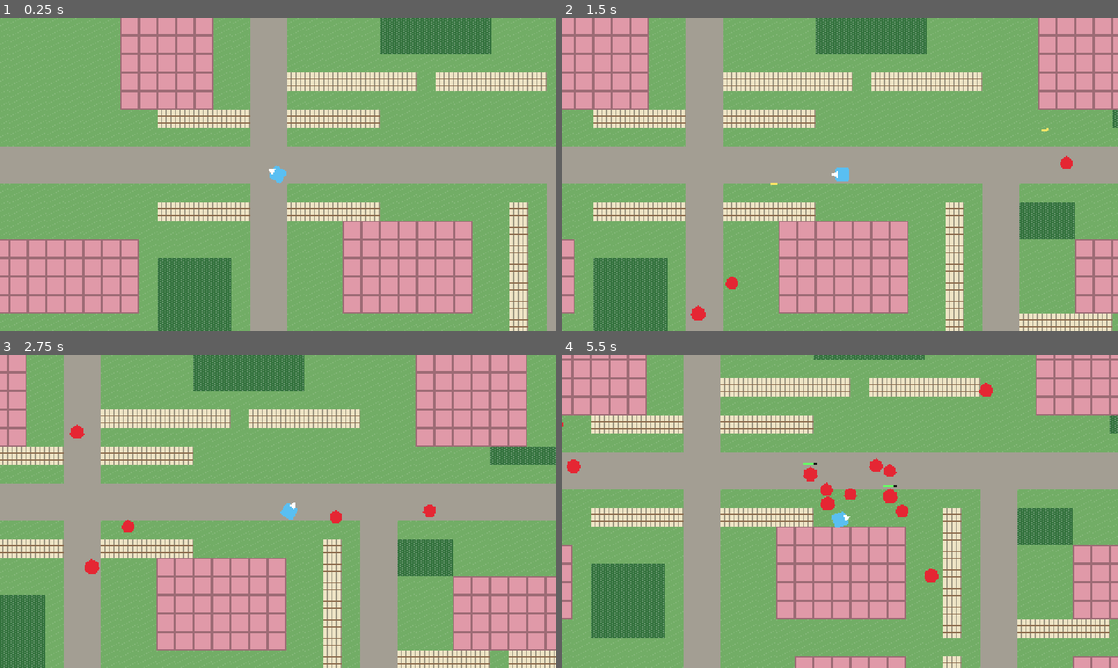
Above: before the commit, frames 1-4 (two rows, left to right).
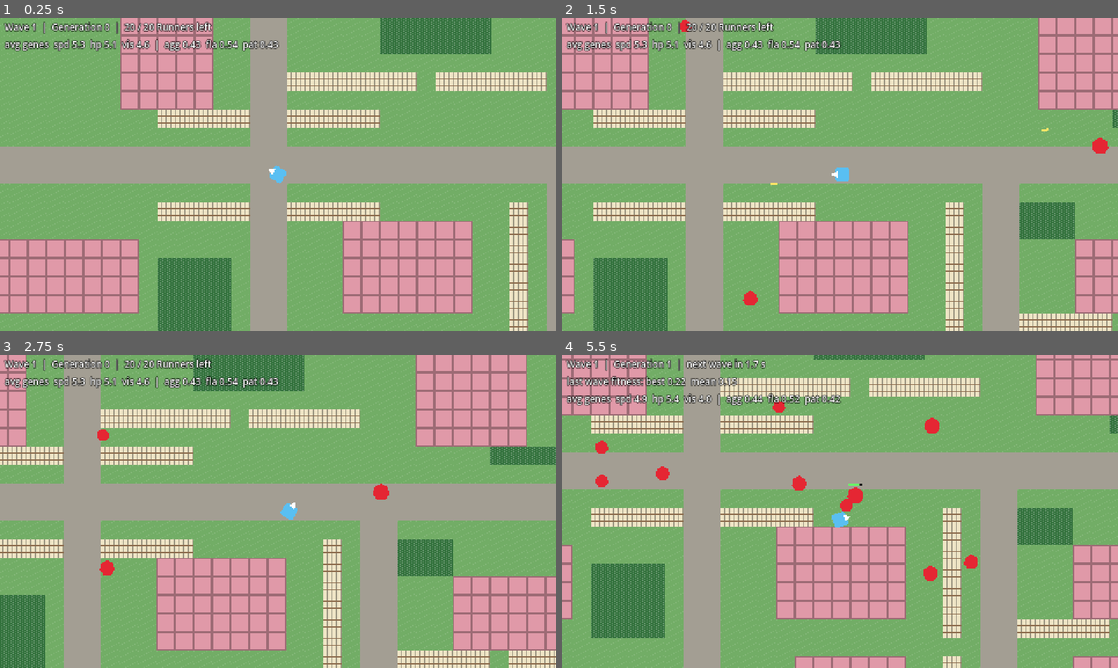
Above: after the commit, the same moments.

Repository: preritkothari16/amortia
Game: Godot game, scene res://world/main.tscn
Same seed, same stepped clock (60 frames per second), same inputs: the game is played once before the commit and once after it.
Inputs (mouse positions are in pixels of both pictures, inside the frame that each line leads up to):
- Up to frame 1 (0.25 s): no input
- Up to frame 2 (1.5 s): tap Enter at 0.5 s; move the mouse to (962, 158) at 0.52 s; hold D (move_right) 0.53-1.25 s; tap Space (dodge) at 0.6 s; click (962, 158) at 0.67 s; drag from (728, 190) to (973, 143) at 1.27 s
- Up to frame 3 (2.75 s): move the mouse to (333, 442) at 2.02 s; hold D (move_right) from 2.03 s (still down); hold Shift from 2.03 s (still down)
- Up to frame 4 (5.5 s): release D (move_right) at 2.75 s; release Shift at 2.75 s; drag from (812, 574) to (673, 464) at 2.77 s; move the mouse to (1006, 558) at 3.52 s; hold A (move_left) 3.53-4.25 s; tap Ctrl at 3.6 s; tap F8 (debug_end_wave) at 4.15 s; drag from (673, 464) to (756, 433) at 4.27 s; move the mouse to (867, 511) at 5.02 s; press the mouse at (867, 511) at 5.03 s; hold S (move_down) from 5.03 s (still down)

The runs differ from the first frame. In frame 1, 1.8% of the frame differs, in the area x 0-51%, y 1-11%; in frame 2, 2.3%; in frame 3, 2.4%; in frame 4, 3.9%, in the area x 0-78%, y 1-73%.

Commit message:
Connect the genetic algorithm to waves (evolution loop)
- WaveManager keeps a persistent population; each wave is bred by a
  seeded GeneticAlgorithm from the previous wave's fitness results
- Wave end -> score -> evolve -> intermission -> next wave; leftovers
  despawn cleanly (Enemy.despawn) without counting as deaths
- Logs per generation: best/mean fitness, biggest gene shifts, gene
  means, path modes, diversity guard, best genome; GA seed is logged
- Debug: F3 next wave now, F8 end wave, F9 restart wave (same genomes)
- Greybox HUD: wave, generation, Runners left / countdown, fitness,
  average genes
- HANDOFF.md updated

Co-Authored-By: Claude Opus 5.5 <noreply@anthropic.com>

Diff:
--- a/entities/enemies/enemy.gd
+++ b/entities/enemies/enemy.gd
@@ -535,6 +535,25 @@
 		_die()
 
 
+## Removes the enemy without it counting as killed (e.g. leftovers when the next wave starts).
+## Its fitness record should already be frozen by the wave end.
+func despawn() -> void:
+	if _dead:
+		return
+	_dead = true
+	if fitness_record != null:
+		fitness_record.freeze()
+	var id: int = get_instance_id()
+	if _ring != null:
+		_ring.disengage(id)
+	if _ctx != null:
+		_ctx.path_queue.cancel(id)
+	collision_layer = 0
+	collision_mask = 0
+	set_physics_process(false)
+	queue_free()
+
+
 func _die() -> void:
 	_dead = true
 	if fitness_record != null:
--- a/project.godot
+++ b/project.godot
@@ -94,6 +94,11 @@
 "events": [Object(InputEventKey,"resource_local_to_scene":false,"resource_name":"","device":-1,"window_id":0,"alt_press …(195 unchanged characters)…
 ]
 }
+debug_restart_wave={
+"deadzone": 0.2,
+"events": [Object(InputEventKey,"resource_local_to_scene":false,"resource_name":"","device":-1,"window_id":0,"alt_pressed":false,"shift_pressed":false,"ctrl_pressed":false,"meta_pressed":false,"pressed":false,"keycode":0,"physical_keycode":4194340,"key_label":0,"unicode":0,"location":0,"echo":false,"script":null)
+]
+}
 
 [layer_names]
 
--- /dev/null
+++ b/ui/hud/wave_hud.gd
@@ -0,0 +1,25 @@
+class_name WaveHud
+extends Label
+## Greybox HUD text for the evolution loop: wave, generation, enemies left, last fitness,
+## the current population's average genes, and the countdown between waves.
+
+var wave_manager: WaveManager
+
+
+func _process(_delta: float) -> void:
+	if wave_manager == null:
+		return
+	var wm: WaveManager = wave_manager
+	var lines: PackedStringArray = PackedStringArray()
+	var status: String = "%d / %d Runners left" % [wm.alive.size(), wm.population.size()]
+	if wm.intermission_left >= 0.0:
+		status = "next wave in %.1f s" % wm.intermission_left
+	lines.append("Wave %d  |  Generation %d  |  %s" % [wm.wave_number, wm.generation, status])
+	if not wm.history.is_empty():
+		var last: Dictionary = wm.history[-1]
+		lines.append("last wave fitness: best %.2f  mean %.2f" % [last["best_fitness"], last["mean_fitness"]])
+	if not wm.population.is_empty() and wm.population[0] != null:
+		var m: Dictionary = WaveManager.gene_means(wm.population)
+		lines.append("avg genes  spd %.1f  hp %.1f  vis %.1f  |  agg %.2f  fla %.2f  pat %.2f" % [
+			m["speed"], m["health"], m["vision"], m["aggression"], m["flanking"], m["patience"]])
+	text = "\n".join(lines)
--- a/world/main.gd
+++ b/world/main.gd
@@ -26,6 +26,7 @@
 @onready var _ring_overlay: AttackRingOverlay = $AttackRingOverlay
 @onready var _awareness_overlay: AwarenessOverlay = $AwarenessOverlay
 @onready var _genome_overlay: GenomeOverlay = $GenomeOverlay
+@onready var _wave_hud: WaveHud = $HUD/WaveHud
 
 
 func _ready() -> void:
@@ -40,6 +41,7 @@
 	_awareness_overlay.wave_manager = _wave_manager
 	_awareness_overlay.grid = terrain_grid
 	_genome_overlay.wave_manager = _wave_manager
+	_wave_hud.wave_manager = _wave_manager
 
 	_player.global_position = _map.get_player_spawn()
 	var bounds: Rect2 = _map.get_world_rect()
--- a/world/main.tscn
+++ b/world/main.tscn
@@ -14,6 +14,8 @@
 [ext_resource type="Resource" path="res://data/genome_rules.tres" id="12_genome_rules"]
 [ext_resource type="Script" path="res://ui/debug/genome_overlay.gd" id="13_genome_overlay"]
 [ext_resource type="Resource" path="res://data/fitness.tres" id="14_fitness"]
+[ext_resource type="Resource" path="res://data/ga.tres" id="15_ga"]
+[ext_resource type="Script" path="res://ui/hud/wave_hud.gd" id="16_hud"]
 
 [node name="Main" type="Node2D"]
 script = ExtResource("1_main")
@@ -27,6 +29,7 @@
 [node name="WaveManager" type="Node2D" parent="."]
 script = ExtResource("7_waves")
 enemy_scene = ExtResource("8_runner")
+ga_settings = ExtResource("15_ga")
 
 [node name="Player" parent="." instance=ExtResource("3_player")]
 
@@ -44,3 +47,15 @@
 
 [node name="GenomeOverlay" type="Node2D" parent="."]
 script = ExtResource("13_genome_overlay")
+
+[node name="HUD" type="CanvasLayer" parent="."]
+
+[node name="WaveHud" type="Label" parent="HUD"]
+offset_left = 4.0
+offset_top = 2.0
+offset_right = 476.0
+offset_bottom = 40.0
+theme_override_font_sizes/font_size = 8
+theme_override_colors/font_outline_color = Color(0, 0, 0, 1)
+theme_override_constants/outline_size = 2
+script = ExtResource("16_hud")
--- a/world/wave_manager.gd
+++ b/world/wave_manager.gd
@@ -1,13 +1,17 @@
 class_name WaveManager
 extends Node2D
-## Prototype spawner: scatters a wave of enemies around the map's enemy spawn points and
-## tracks who is alive. Each enemy gets a random genome (no GA yet) and a FitnessRecord.
-## A wave ends when all its enemies are dead, when the next wave spawns, or on F8 (debug);
-## then every record is frozen, scored and reported. F3 spawns another wave (debug).
+## Runs the evolution loop (GDD 5.4, 8.1): spawn the current population as a wave -> the
+## player fights it -> each enemy's FitnessRecord is filled in -> the wave ends -> fitness is
+## scored -> the GeneticAlgorithm breeds the next generation -> after an intermission the next
+## wave spawns from it. The population persists between waves; wave 1 is random.
+## A wave ends when all its enemies are dead or on F8. Debug: F3 = next wave now,
+## F8 = end wave (score + evolve), F9 = restart the current wave (same genomes, no scoring).
 
 signal wave_cleared
 ## Fitness results of a finished wave, best first (see end_wave for the entry format).
 signal wave_ended(results: Array[Dictionary])
+## A new generation was bred (after wave `from_wave`), with its summary (see _evolve).
+signal generation_bred(summary: Dictionary)
 
 @export var enemy_scene: PackedScene
 @export var wave_size: int = 20
@@ -26,6 +30,20 @@
 ## Print a one-line gene summary per wave.
 @export var log_waves: bool = true
 
+@export_group("Evolution")
+## Breed each wave from the last one with the GA. Off = every wave is random.
+@export var evolve: bool = true
+@export var ga_settings: GASettings
+## Seed for the GA. 0 = use spawn_seed; if that is 0 too, a random seed (logged, so the run
+## can be repeated by putting it here).
+@export var evolution_seed: int = 0
+## Start the next wave automatically after a wave ends.
+@export var auto_next_wave: bool = true
+## Pause between waves (seconds).
+@export var intermission_seconds: float = 3.0
+## Remove survivors of an ended wave when the next one spawns (they were already scored).
+@export var despawn_leftovers: bool = true
+
 ## Waves spawned so far in this zone (the first wave is 1). Sets the stat budget.
 var wave_number: int = 0
 
@@ -36,9 +54,21 @@
 ## Seconds since the current wave spawned (only counts while it is open).
 var wave_seconds: float = 0.0
 
+## The genomes the next wave will be made of. Persists between waves.
+var population: Array[Genome] = []
+## Generations bred so far (0 = the random first population).
+var generation: int = 0
+## One summary per bred generation (see _evolve), oldest first.
+var history: Array[Dictionary] = []
+## Seconds until the next wave starts (< 0 = no intermission running).
+var intermission_left: float = -1.0
+## The seed the GA actually uses (for repeating a run).
+var ga_seed: int = 0
+
 ## The wave being scored: one {genome, record} per enemy spawned by spawn_wave().
 var _wave_entries: Array[Dictionary] = []
 var _wave_open: bool = false
+var _ga: GeneticAlgorithm
 
 var _context: EnemyContext
 var _spawn_points: Array[Vector2] = []
@@ -52,6 +82,13 @@
 		_rng.randomize()
 	_spawn_points = spawn_points
 	_context = context
+	if ga_settings != null:
+		ga_seed = evolution_seed if evolution_seed != 0 else spawn_seed
+		if ga_seed == 0:
+			ga_seed = randi()
+		_ga = GeneticAlgorithm.new(ga_settings, _context.genome_rules, ga_seed)
+		if log_waves and evolve:
+			print("[Evolution] GA seed %d (put it in evolution_seed to repeat this run)" % ga_seed)
 	if auto_start:
 		spawn_wave()
 
@@ -59,25 +96,42 @@
 func _physics_process(delta: float) -> void:
 	if _wave_open:
 		wave_seconds += delta
+	if intermission_left >= 0.0:
+		intermission_left -= delta
+		if intermission_left < 0.0:
+			spawn_wave()
 
 
 func _unhandled_input(event: InputEvent) -> void:
 	if event.is_action_pressed("debug_spawn_wave"):
-		spawn_wave()
+		spawn_wave()  # ends (scores, evolves) the current wave first if it is still running
 	elif event.is_action_pressed("debug_end_wave"):
 		end_wave()
-
-
-## Spawns `count` enemies, cycling through the spawn markers. Each gets its own genome.
+	elif event.is_action_pressed("debug_restart_wave"):
+		restart_wave()
+
+
+func is_wave_running() -> bool:
+	return _wave_open
+
+
+## Starts the next wave: `count` enemies made from the population (cycling through the spawn
+## markers). If the population doesn't have `count` genomes (first wave, or a different size
+## was asked for) a new random population is made.
 func spawn_wave(count: int = wave_size) -> void:
-	end_wave()  # close and score the previous wave first, if it is still open
+	end_wave()  # close, score and evolve the previous wave first, if it is still open
+	intermission_left = -1.0
+	if despawn_leftovers:
+		_despawn_all()
 	wave_number += 1
 	wave_seconds = 0.0
 	_wave_entries.clear()
 	_wave_open = true
+	if population.size() != count or not evolve:
+		_new_random_population(count)
 	var genomes: Array[Genome] = []
 	for i: int in count:
-		var genome: Genome = make_genome()
+		var genome: Genome = population[i]
 		genomes.append(genome)
 		var record: FitnessRecord = FitnessRecord.new()
 		record.wave = wave_number
@@ -85,6 +139,96 @@
 		spawn_enemy(_spawn_points[i % _spawn_points.size()], genome, record)
 	if log_waves and not genomes.is_empty() and genomes[0] != null:
 		print(_wave_summary(genomes))
+
+
+## Ends the current wave WITHOUT scoring or evolving, removes its enemies and spawns the same
+## genomes again as the same wave number (debugging).
+func restart_wave() -> void:
+	if wave_number == 0:
+		return
+	_wave_open = false
+	intermission_left = -1.0
+	_despawn_all()
+	wave_number -= 1
+	if log_waves:
+		print("[Wave %d] restarted with the same genomes" % (wave_number + 1))
+	spawn_wave(population.size() if not population.is_empty() else wave_size)
+
+
+## Mean of each gene over a list of genomes: gene name -> mean.
+static func gene_means(genomes: Array[Genome]) -> Dictionary:
+	var means: Dictionary = {}
+	for gene: StringName in Genome.STAT_GENES + Genome.BEHAVIOUR_GENES:
+		var total: float = 0.0
+		for g: Genome in genomes:
+			total += g.get(gene)
+		means[String(gene)] = total / maxf(genomes.size(), 1)
+	return means
+
+
+func _new_random_population(count: int) -> void:
+	population.clear()
+	generation = 0
+	for i: int in count:
+		population.append(make_genome())
+
+
+## Breeds the next population from a finished wave and logs what changed.
+func _evolve(results: Array[Dictionary]) -> void:
+	if _ga == null or results.is_empty() or results[0]["genome"] == null:
+		return
+	var parents: Array[Genome] = []
+	for r: Dictionary in results:
+		parents.append(r["genome"])
+	var budget: int = _context.genome_rules.budget_for_wave(wave_number + 1)
+	var children: Array[Genome] = _ga.next_generation_from_results(results, budget)
+	if children.is_empty():
+		return
+	population = children
+	generation += 1
+	var before: Dictionary = gene_means(parents)
+	var after: Dictionary = gene_means(population)
+	var counts: Dictionary = {}
+	for g: Genome in population:
+		var m: String = Genome.PathMode.keys()[g.path_mode]
+		counts[m] = counts.get(m, 0) + 1
+	var summary: Dictionary = {
+		"from_wave": wave_number, "generation": generation, "budget": budget,
+		"best_fitness": _ga.last_stats["best_fitness"], "mean_fitness": _ga.last_stats["mean_fitness"],
+		"means_before": before, "means_after": after, "path_modes": counts,
+		"diversity_guard": _ga.last_stats["diversity_guard"], "mutation_rate": _ga.last_stats["mutation_rate"],
+		"best_genome": results[0]["genome"].describe(),
+	}
+	history.append(summary)
+	if log_waves:
+		print(_generation_report(summary))
+	generation_bred.emit(summary)
+
+
+## e.g. "[Evolution] wave 3 -> generation 3 (budget 18) | fitness best 0.31 mean 0.12 |
+##       gene means: speed 5.2 (+0.4) ... | biggest shifts: patience -0.08, speed +0.40 | ..."
+func _generation_report(s: Dictionary) -> String:
+	var parts: PackedStringArray = PackedStringArray()
+	var shifts: Array = []
+	for gene: String in s["means_after"]:
+		var a: float = s["means_after"][gene]
+		var d: float = a - s["means_before"][gene]
+		parts.append("%s %.2f (%+.2f)" % [gene, a, d])
+		# Stat genes span 1..10, behaviour genes 0..1: compare shifts relative to their range.
+		var scale: float = 9.0 if Genome.STAT_GENES.has(StringName(gene)) else 1.0
+		shifts.append([absf(d) / scale, "%s %+.2f" % [gene, d]])
+	shifts.sort_custom(func(x: Array, y: Array) -> bool: return x[0] > y[0])
+	return "[Evolution] wave %d -> generation %d (next budget %d) | parents' fitness best %.3f mean %.3f | biggest shifts: %s, %s, %s | gene means: %s | paths %s | mutation %.2f%s\n  best genome so far: %s" % [
+		s["from_wave"], s["generation"], s["budget"], s["best_fitness"], s["mean_fitness"],
+		shifts[0][1], shifts[1][1], shifts[2][1], " | ".join(parts), s["path_modes"], s["mutation_rate"],
+		" (diversity guard ON)" if s["diversity_guard"] else "", s["best_genome"]]
+
+
+## Frees every living enemy without counting it as killed.
+func _despawn_all() -> void:
+	for enemy: Enemy in alive.duplicate():
+		enemy.despawn()
+	alive.clear()
 
 
 ## A random genome for the current wave's budget, or null if genomes are off.
@@ -165,6 +309,10 @@
 	if log_waves:
 		print(fitness_report(results))
 	wave_ended.emit(results)
+	if evolve:
+		_evolve(results)
+	if auto_next_wave:
+		intermission_left = intermission_seconds
 
 
 ## Current fitness of a record if the wave ended now (for live debug display).
Not shown, added: ui/hud/wave_hud.gd.uid
Not shown: 1 places in world/main.tscn that only renumber resources
Not shown, changed: HANDOFF.md
Not shown, removed: ui/hud/.gitkeep
